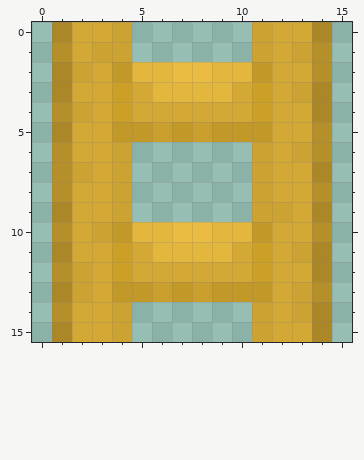
Pixel-art sprite -- miner/public/blocks/ladder.png. Above, as it was before the edit.
The file is 80x80 pixels, drawn in blocks of 5x5; one block is one cell here. Colours within 5 levels of each other are drawn and written as one.
The same view after the edit:
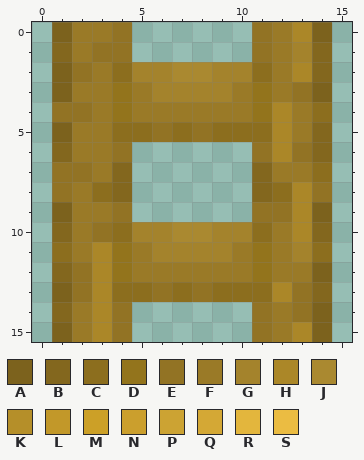
Palette (. is transparent): A #7c621d  B #83671e  C #8c6e1e  D #93741c  E #927324  F #9a7a27  G #a4832c  H #ab8728  J #aa8930  K #b58f29  L #c29829  M #cca027  N #cb9f2d  P #cca333  Q #d4a835  R #e3b63d  S #ebbc42
Diff:
Changed rows in their new state; - is an unchanged pixel.
first column x 1:
 0 AFFE------EFHA
 1 BFEE------EFGB
 2 AEFCGGJJGGCFHB
 3 AFFDFGGGGFDFEA
 4 EEFDFFFFFFDHFC
 5 AFFCCECECCCHFB
 6 BFFE------EHEB
 7 EEFB------BFFC
 8 EFCB------BCHE
 9 AFFE------EEHA
10 BFECGGJJGGCFHB
11 CFHDFGGGGFDFGC
12 BEHDFFFFFFDFFA
13 AEHCCECECCCHEB
14 BFHE------EFEA
15 AFHE------EFHA
Boxes around the changes in both pictures, in picture pixels (x1, y1, x2, y2):
changed: (52, 22, 332, 342)
